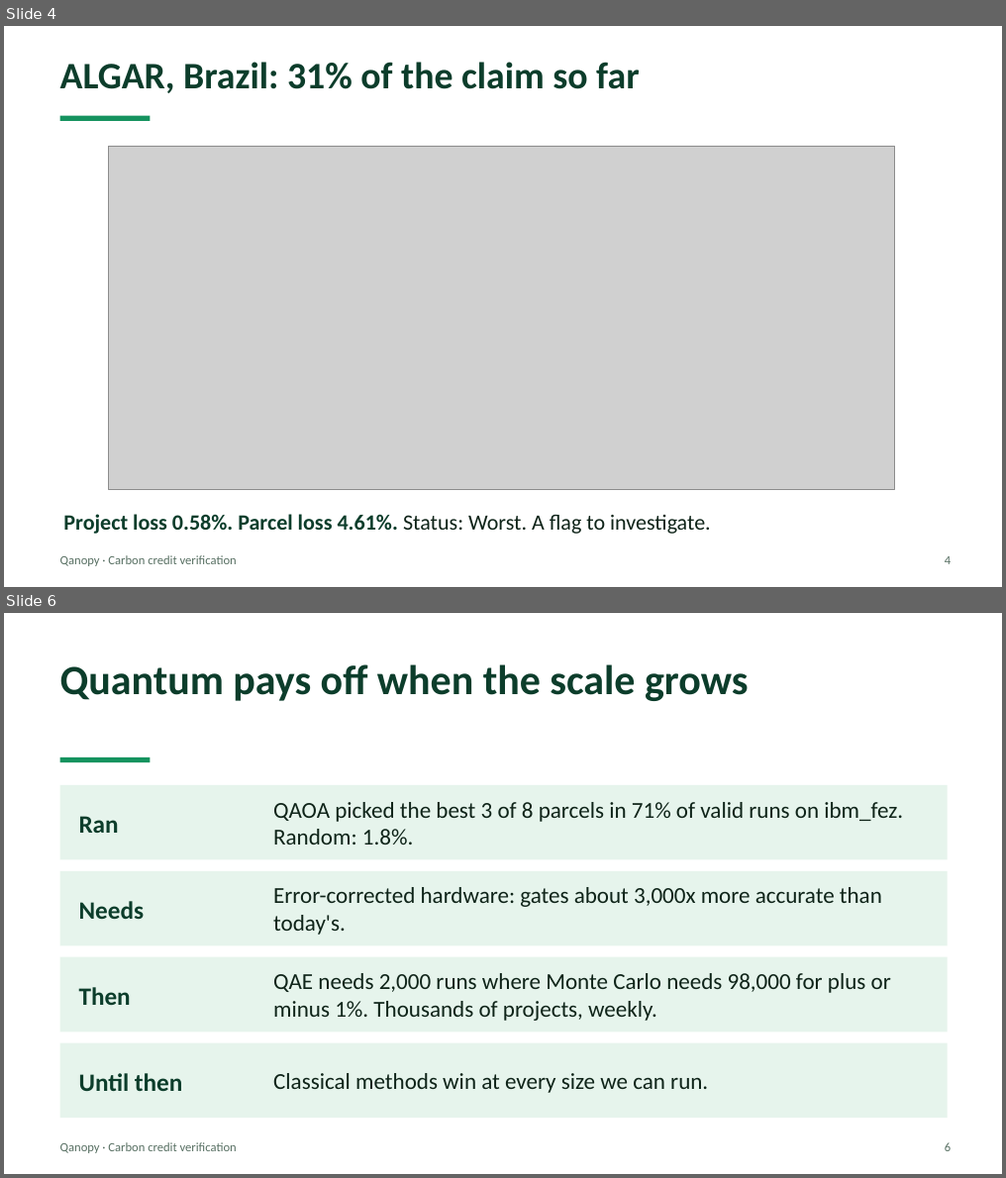
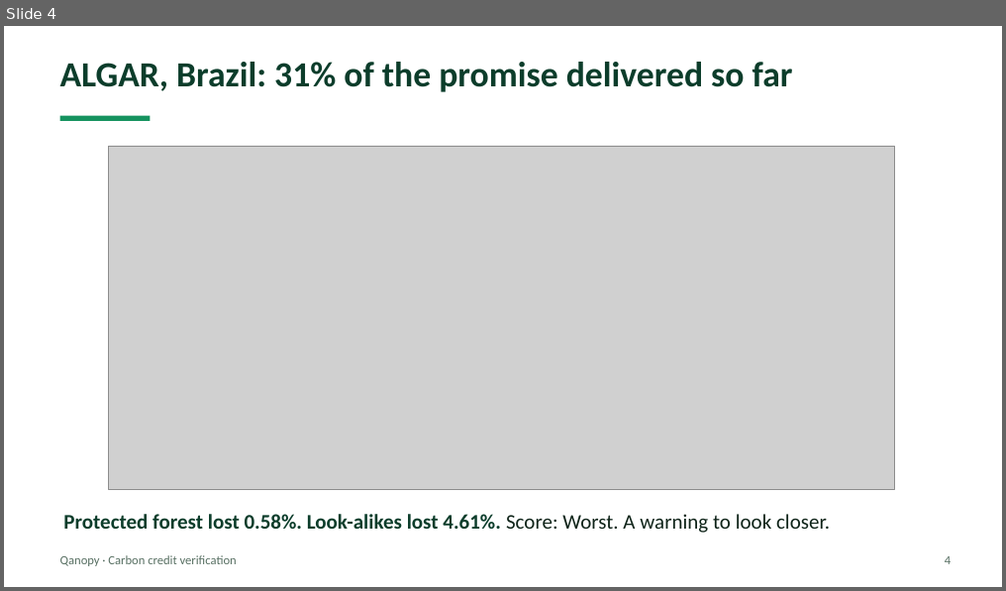
Before and after one commit to Quantum-hackathon-Qanopy/Parcel_finder, a slide deck: docs/Qanopy_pitch.pptx. Shown one above the other, each under a label of ours: slides 4 and 6 before the commit, slide 4 after it; the slides between them are not shown. The pictures are 1006x1178 and 1006x591 pixels, drawn with LibreOffice and Linux fonts; fonts in the diff are those of the drawing; grey boxes stand for pictures. Boxes give left, top, right and bottom in pixels: in the first picture for what was removed or moved away, otherwise in the second. Text is boxed around its words. In the diff, an @@ line names an element or a change of style, - is before the commit and + after.

```diff
--- a/docs/Qanopy_pitch.pptx
+++ b/docs/Qanopy_pitch.pptx
@@ slide 6 removed at (4, 613, 1002, 1174), background #FFFFFF @@
@@ text removed at (60, 664, 747, 701) @@
-Quantum pays off when the scale grows
@@ rectangle removed at (60, 758, 150, 762) @@
@@ rectangle removed at (60, 785, 947, 861) @@
@@ text removed at (79, 816, 119, 833) @@
-Ran
@@ text removed at (273, 802, 903, 845) @@
-QAOA picked the best 3 of 8 parcels in 71% of valid runs on ibm_fez. Random: 1.8%.
@@ rectangle removed at (60, 871, 947, 947) @@
@@ text removed at (79, 901, 144, 919) @@
-Needs
@@ text removed at (273, 887, 882, 935) @@
-Error-corrected hardware: gates about 3,000x more accurate than today's.
@@ rectangle removed at (60, 958, 947, 1032) @@
@@ text removed at (79, 987, 131, 1005) @@
-Then
@@ text removed at (273, 973, 891, 1021) @@
-QAE needs 2,000 runs where Monte Carlo needs 98,000 for plus or minus 1%. Thousands of projects, weekly.
@@ rectangle removed at (60, 1044, 947, 1118) @@
@@ text removed at (79, 1073, 182, 1091) @@
-Until then
@@ text removed at (273, 1073, 708, 1093) @@
-Classical methods win at every size we can run.
@@ text removed at (60, 1143, 237, 1154) @@
-Qanopy · Carbon credit verification
@@ text removed at (944, 1143, 950, 1152) @@
-6
@@ slide 4 changed as well @@
@@ text at (60, 62, 793, 92): text changed; size 36 to 34 pt @@
-ALGAR, Brazil: 31% of the claim so far
+ALGAR, Brazil: 31% of the promise delivered so far
@@ text at (63, 514, 830, 533): text changed; size 21 to 20 pt @@
-Project loss 0.58%. Parcel loss 4.61%. Status: Worst. A flag to investigate.
+Protected forest lost 0.58%. Look-alikes lost 4.61%. Score: Worst. A warning to look closer.
```
Also in this commit, not shown: 4 other slides changed, 2 slides added, 1 other slide removed.
